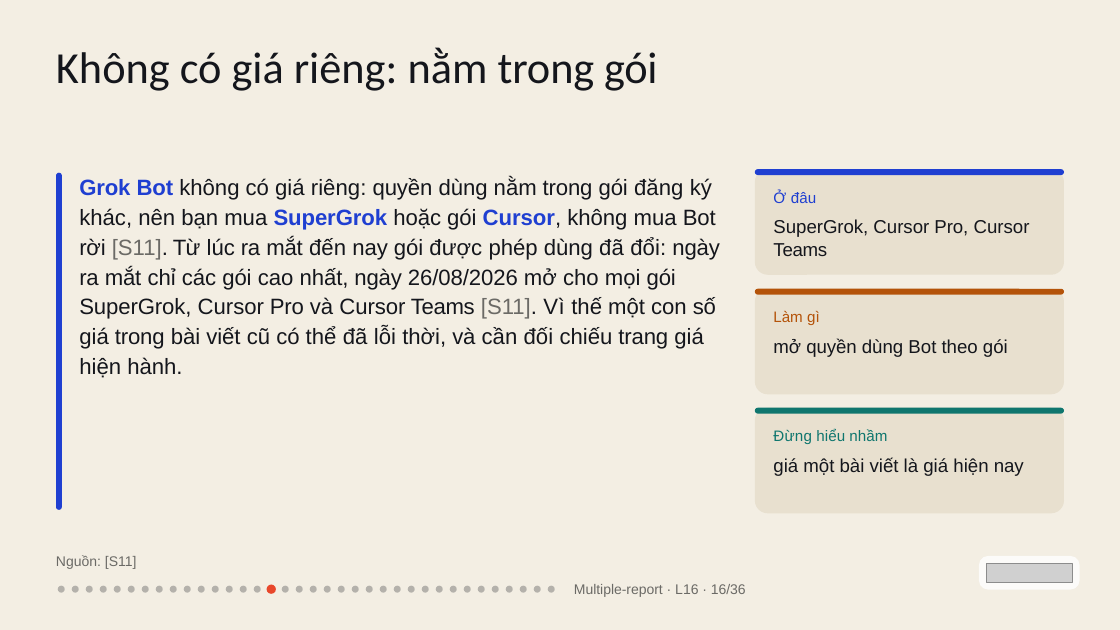
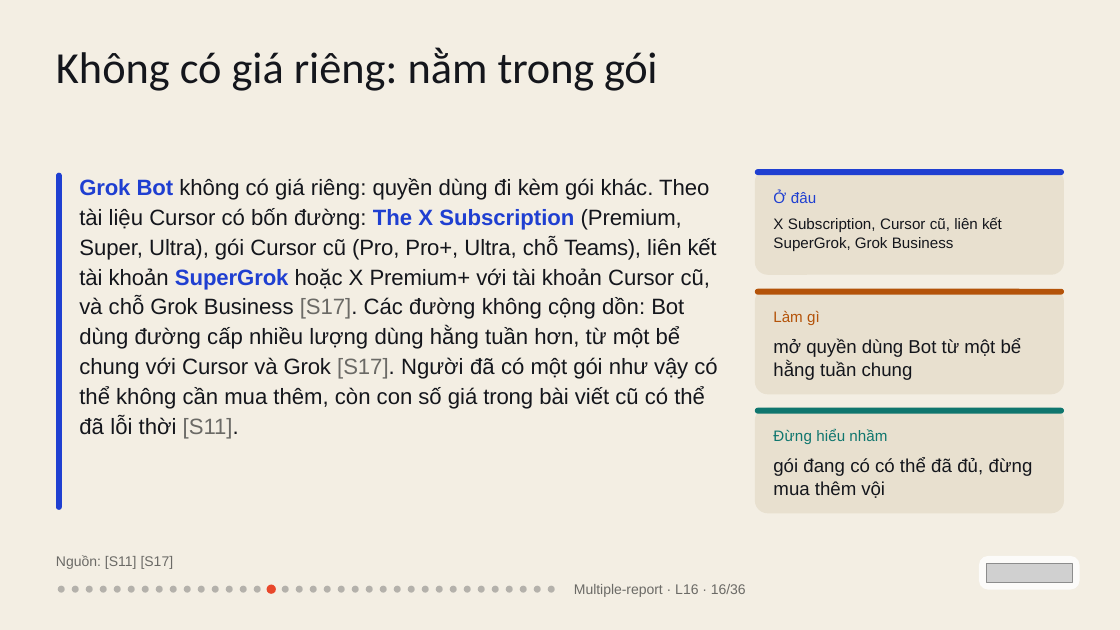
Before and after one commit to vohoailinh90/Multiple-report, a slide deck: slide 16 of lessons/L16/L16.pptx. Drawn at 1120x630 pixels with LibreOffice and Linux fonts; fonts in the diff are those of the drawing; grey boxes stand for pictures. Boxes give left, top, right and bottom in pixels: in the first picture for what was removed or moved away, otherwise in the second. Text is boxed around its words. In the diff, an @@ line names an element or a change of style, - is before the commit and + after.

```diff
--- a/lessons/L16/L16.pptx
+++ b/lessons/L16/L16.pptx
@@ text at (x1=79, y1=178, x2=717, y2=439): text changed @@
-Grok Bot không có giá riêng: quyền dùng nằm trong gói đăng ký khác, nên bạn mua SuperGrok hoặc gói Cursor, không mua Bot rời [S11]. Từ lúc ra mắt đến nay gói được phép dùng đã đổi: ngày ra mắt chỉ các gói cao nhất, ngày 26/08/2026 mở cho mọi gói SuperGrok, Cursor Pro và Cursor Teams [S11]. Vì thế một con số giá trong bài viết cũ có thể đã lỗi thời, và cần đối chiếu trang giá hiện hành.
+Grok Bot không có giá riêng: quyền dùng đi kèm gói khác. Theo tài liệu Cursor có bốn đường: The X Subscription (Premium, Super, Ultra), gói Cursor cũ (Pro, Pro+, Ultra, chỗ Teams), liên kết tài khoản SuperGrok hoặc X Premium+ với tài khoản Cursor cũ, và chỗ Grok Business [S17]. Các đường không cộng dồn: Bot dùng đường cấp nhiều lượng dùng hằng tuần hơn, từ một bể chung với Cursor và Grok [S17]. Người đã có một gói như vậy có thể không cần mua thêm, còn con số giá trong bài viết cũ có thể đã lỗi thời [S11].
@@ text at (x1=773, y1=217, x2=1002, y2=251): text changed; size 24 to 19.5 pt @@
-SuperGrok, Cursor Pro, Cursor Teams
+X Subscription, Cursor cũ, liên kết SuperGrok, Grok Business
@@ text at (x1=773, y1=338, x2=1022, y2=380): text changed @@
-mở quyền dùng Bot theo gói
+mở quyền dùng Bot từ một bể hằng tuần chung
@@ text at (x1=773, y1=457, x2=1033, y2=498): text changed @@
-giá một bài viết là giá hiện nay
+gói đang có có thể đã đủ, đừng mua thêm vội
@@ text at (x1=56, y1=555, x2=174, y2=569): text changed @@
-Nguồn: [S11]
+Nguồn: [S11] [S17]
```
Also in this commit, not shown: 7 other slides changed, 1 slide added, 1 slide removed, 1 other file.
